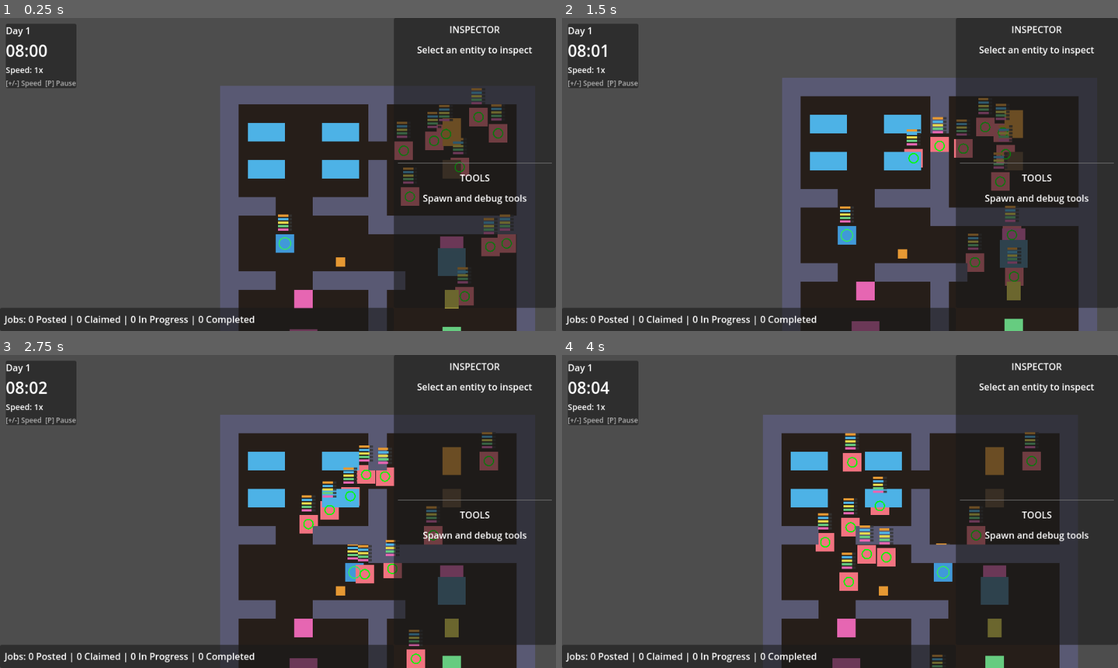
Above: before the commit, frames 1-4 (two rows, left to right).
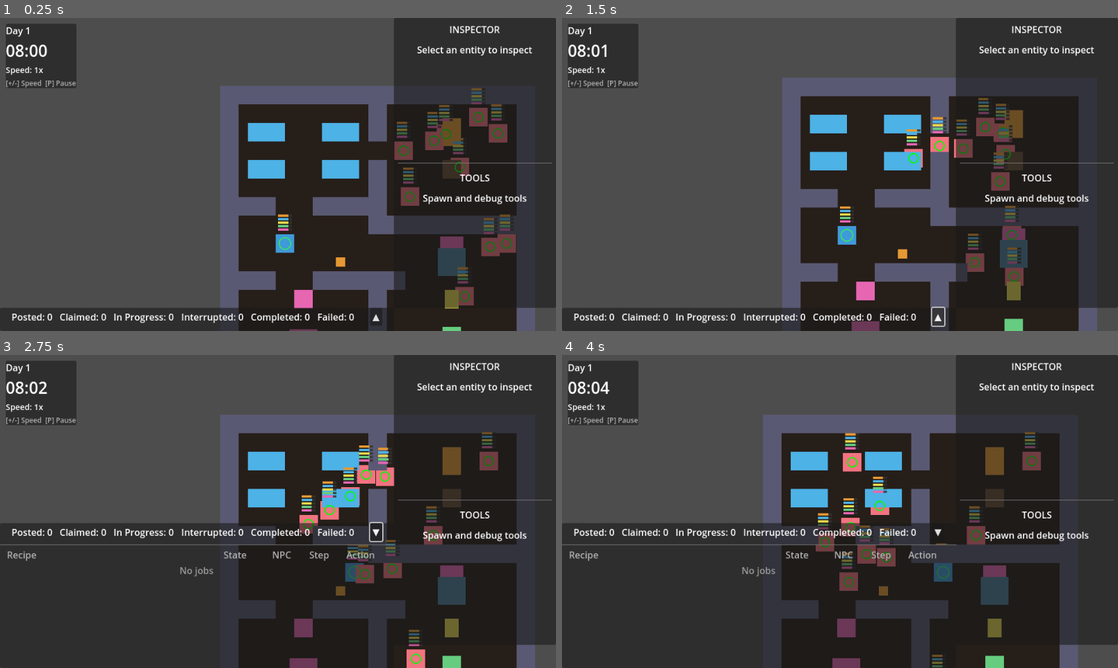
Above: after the commit, the same moments.

Repository: NikkiKoole/simgodot
Game: Godot game, scene res://scenes/main.tscn
Two runs of this game, one before a commit and one after it. Both use one fixed random seed, a clock stepped at 60 frames per second and the inputs below.
Inputs (mouse positions are in pixels of both pictures, inside the frame that each line leads up to):
- Up to frame 1 (0.25 s): no input
- Up to frame 2 (1.5 s): click (940, 315) at 0.5 s, where only the run after the commit has a clickable "▲"; click (940, 196) at 1.25 s, where only the run after the commit has a clickable "▼"
- Up to frame 3 (2.75 s): tap Enter at 2 s; move the mouse to (400, 495) at 2.02 s; hold D (move_right) from 2.03 s (still down); tap E (interact) at 2.1 s; click (400, 495) at 2.17 s
- Up to frame 4 (4 s): release D (move_right) at 2.75 s; drag from (728, 527) to (828, 461) at 2.77 s; move the mouse to (895, 442) at 3.52 s; hold D (move_right) from 3.53 s (still down); tap E (interact) at 3.6 s; click (895, 442) at 3.67 s

The runs differ from the first frame. In frame 1, 1.0% of the frame differs, in the area x 0-69%, y 94-99%; in frame 2, 1.1%; in frame 3, 21%, in the area x 0-71%, y 53-99%; in frame 4, 20%.

Commit message:
feat: [US-013] - Implement JobBoard status bar

Diff:
--- a/scenes/debug_ui.tscn
+++ b/scenes/debug_ui.tscn
@@ -1,6 +1,7 @@
-[gd_scene load_steps=2 format=3 uid="uid://debugui001"]
+[gd_scene load_steps=3 format=3 uid="uid://debugui001"]
 
 [ext_resource type="Script" path="res://scripts/debug_ui.gd" id="1_debug_ui"]
+[ext_resource type="PackedScene" uid="uid://jobpanel001" path="res://scenes/job_panel.tscn" id="2_job_panel"]
 
 [node name="DebugUI" type="CanvasLayer"]
 script = ExtResource("1_debug_ui")
@@ -63,28 +64,5 @@
 horizontal_alignment = 1
 autowrap_mode = 2
 
-[node name="BottomBar" type="PanelContainer" parent="."]
-anchors_preset = 12
-anchor_top = 1.0
-anchor_right = 1.0
-anchor_bottom = 1.0
-offset_top = -40.0
-offset_right = -280.0
-grow_horizontal = 2
-grow_vertical = 0
+[node name="JobPanel" parent="." instance=ExtResource("2_job_panel")]
 mouse_filter = 1
-
-[node name="MarginContainer" type="MarginContainer" parent="BottomBar"]
-layout_mode = 2
-theme_override_constants/margin_left = 8
-theme_override_constants/margin_top = 4
-theme_override_constants/margin_right = 8
-theme_override_constants/margin_bottom = 4
-
-[node name="HBoxContainer" type="HBoxContainer" parent="BottomBar/MarginContainer"]
-layout_mode = 2
-theme_override_constants/separation = 16
-
-[node name="JobStatusLabel" type="Label" parent="BottomBar/MarginContainer/HBoxContainer"]
-layout_mode = 2
-text = "Jobs: 0 Posted | 0 Claimed | 0 In Progress | 0 Completed"
--- /dev/null
+++ b/scenes/job_panel.tscn
@@ -0,0 +1,123 @@
+[gd_scene load_steps=2 format=3 uid="uid://jobpanel001"]
+
+[ext_resource type="Script" path="res://scripts/job_panel.gd" id="1_job_panel"]
+
+[node name="JobPanel" type="PanelContainer"]
+custom_minimum_size = Vector2(0, 40)
+anchors_preset = 12
+anchor_top = 1.0
+anchor_right = 1.0
+anchor_bottom = 1.0
+offset_top = -40.0
+offset_right = -280.0
+grow_horizontal = 2
+grow_vertical = 0
+script = ExtResource("1_job_panel")
+
+[node name="VBoxContainer" type="VBoxContainer" parent="."]
+layout_mode = 2
+
+[node name="StatusBar" type="HBoxContainer" parent="VBoxContainer"]
+layout_mode = 2
+size_flags_vertical = 0
+theme_override_constants/separation = 12
+
+[node name="MarginLeft" type="Control" parent="VBoxContainer/StatusBar"]
+custom_minimum_size = Vector2(8, 0)
+layout_mode = 2
+
+[node name="PostedLabel" type="Label" parent="VBoxContainer/StatusBar"]
+layout_mode = 2
+text = "Posted: 0"
+
+[node name="ClaimedLabel" type="Label" parent="VBoxContainer/StatusBar"]
+layout_mode = 2
+text = "Claimed: 0"
+
+[node name="InProgressLabel" type="Label" parent="VBoxContainer/StatusBar"]
+layout_mode = 2
+text = "In Progress: 0"
+
+[node name="InterruptedLabel" type="Label" parent="VBoxContainer/StatusBar"]
+layout_mode = 2
+text = "Interrupted: 0"
+
+[node name="CompletedLabel" type="Label" parent="VBoxContainer/StatusBar"]
+layout_mode = 2
+text = "Completed: 0"
+
+[node name="FailedLabel" type="Label" parent="VBoxContainer/StatusBar"]
+layout_mode = 2
+text = "Failed: 0"
+
+[node name="Spacer" type="Control" parent="VBoxContainer/StatusBar"]
+layout_mode = 2
+size_flags_horizontal = 3
+
+[node name="ExpandButton" type="Button" parent="VBoxContainer/StatusBar"]
+layout_mode = 2
+text = "▲"
+
+[node name="MarginRight" type="Control" parent="VBoxContainer/StatusBar"]
+custom_minimum_size = Vector2(8, 0)
+layout_mode = 2
+
+[node name="JobListContainer" type="VBoxContainer" parent="VBoxContainer"]
+visible = false
+layout_mode = 2
+size_flags_vertical = 3
+
+[node name="HSeparator" type="HSeparator" parent="VBoxContainer/JobListContainer"]
+layout_mode = 2
+
+[node name="HeaderRow" type="HBoxContainer" parent="VBoxContainer/JobListContainer"]
+layout_mode = 2
+theme_override_constants/separation = 4
+
+[node name="MarginLeft" type="Control" parent="VBoxContainer/JobListContainer/HeaderRow"]
+custom_minimum_size = Vector2(8, 0)
+layout_mode = 2
+
+[node name="RecipeHeader" type="Label" parent="VBoxContainer/JobListContainer/HeaderRow"]
+layout_mode = 2
+size_flags_horizontal = 3
+text = "Recipe"
+theme_override_colors/font_color = Color(0.7, 0.7, 0.7, 1)
+
+[node name="StateHeader" type="Label" parent="VBoxContainer/JobListContainer/HeaderRow"]
+custom_minimum_size = Vector2(80, 0)
+layout_mode = 2
+text = "State"
+theme_override_colors/font_color = Color(0.7, 0.7, 0.7, 1)
+
+[node name="NPCHeader" type="Label" parent="VBoxContainer/JobListContainer/HeaderRow"]
+custom_minimum_size = Vector2(60, 0)
+layout_mode = 2
+text = "NPC"
+theme_override_colors/font_color = Color(0.7, 0.7, 0.7, 1)
+
+[node name="StepHeader" type="Label" parent="VBoxContainer/JobListContainer/HeaderRow"]
+custom_minimum_size = Vector2(60, 0)
+layout_mode = 2
+text = "Step"
+theme_override_colors/font_color = Color(0.7, 0.7, 0.7, 1)
+
+[node name="ActionHeader" type="Label" parent="VBoxContainer/JobListContainer/HeaderRow"]
+custom_minimum_size = Vector2(70, 0)
+layout_mode = 2
+text = "Action"
+theme_override_colors/font_color = Color(0.7, 0.7, 0.7, 1)
+
+[node name="MarginRight" type="Control" parent="VBoxContainer/JobListContainer/HeaderRow"]
+custom_minimum_size = Vector2(8, 0)
+layout_mode = 2
+
+[node name="ScrollContainer" type="ScrollContainer" parent="VBoxContainer/JobListContainer"]
+layout_mode = 2
+size_flags_vertical = 3
+horizontal_scroll_mode = 0
+
+[node name="JobList" type="VBoxContainer" parent="VBoxContainer/JobListContainer/ScrollContainer"]
+layout_mode = 2
+size_flags_horizontal = 3
+theme_override_constants/separation = 4
--- a/scripts/debug_ui.gd
+++ b/scripts/debug_ui.gd
@@ -12,8 +12,7 @@
 # References to UI sections for child scripts to access
 @onready var inspector_section: VBoxContainer = $SidePanel/MarginContainer/VBoxContainer/InspectorSection
 @onready var tools_section: VBoxContainer = $SidePanel/MarginContainer/VBoxContainer/ToolsSection
-@onready var bottom_bar: PanelContainer = $BottomBar
-@onready var job_status_label: Label = $BottomBar/MarginContainer/HBoxContainer/JobStatusLabel
+@onready var job_panel: PanelContainer = $JobPanel
 
 # Inspector panels - instantiated on demand
 var npc_inspector: Node = null
@@ -41,16 +40,6 @@
 	if DebugCommands:
 		DebugCommands.entity_selected.connect(_on_entity_selected)
 		DebugCommands.entity_deselected.connect(_on_entity_deselected)
-
-	# Connect to JobBoard for status updates
-	if JobBoard:
-		JobBoard.job_posted.connect(_on_job_changed)
-		JobBoard.job_claimed.connect(_on_job_changed)
-		JobBoard.job_completed.connect(_on_job_changed)
-		JobBoard.job_released.connect(_on_job_changed)
-		JobBoard.job_failed.connect(_on_job_changed)
-
-	_update_job_status()
 
 	# Find camera for coordinate conversion
 	_find_camera()
@@ -99,11 +88,11 @@
 
 			# Check if mouse is over any of our UI panels
 			var side_panel := get_node_or_null("SidePanel")
-			var bottom_bar_node := get_node_or_null("BottomBar")
+			var job_panel_node := get_node_or_null("JobPanel")
 
 			if side_panel != null and side_panel.get_global_rect().has_point(mouse_pos):
 				return
-			if bottom_bar_node != null and bottom_bar_node.get_global_rect().has_point(mouse_pos):
+			if job_panel_node != null and job_panel_node.get_global_rect().has_point(mouse_pos):
 				return
 
 			# Release focus from any UI control when clicking in game world
@@ -466,40 +455,3 @@
 	if placeholder is Label:
 		placeholder.visible = true
 		placeholder.text = "Select an entity to inspect"
-
-
-func _on_job_changed(_job) -> void:
-	_update_job_status()
-
-
-func _update_job_status() -> void:
-	if not JobBoard:
-		return
-
-	var all_jobs: Array = DebugCommands.get_all_jobs() if DebugCommands else []
-
-	var posted := 0
-	var claimed := 0
-	var in_progress := 0
-	var completed := 0
-	var interrupted := 0
-	var failed := 0
-
-	for job in all_jobs:
-		match job.state:
-			Job.JobState.POSTED:
-				posted += 1
-			Job.JobState.CLAIMED:
-				claimed += 1
-			Job.JobState.IN_PROGRESS:
-				in_progress += 1
-			Job.JobState.COMPLETED:
-				completed += 1
-			Job.JobState.INTERRUPTED:
-				interrupted += 1
-			Job.JobState.FAILED:
-				failed += 1
-
-	job_status_label.text = "Jobs: %d Posted | %d Claimed | %d In Progress | %d Completed" % [
-		posted, claimed, in_progress, completed
-	]
--- /dev/null
+++ b/scripts/job_panel.gd
@@ -0,0 +1,207 @@
+extends PanelContainer
+## Job Panel - Expandable job list panel for the debug UI.
+## Shows job counts in the status bar and expands to show full job list.
+
+## References to UI elements
+@onready var status_bar: HBoxContainer = $VBoxContainer/StatusBar
+@onready var job_list_container: VBoxContainer = $VBoxContainer/JobListContainer
+@onready var job_list: VBoxContainer = $VBoxContainer/JobListContainer/ScrollContainer/JobList
+
+## Status labels for job counts
+@onready var posted_label: Label = $VBoxContainer/StatusBar/PostedLabel
+@onready var claimed_label: Label = $VBoxContainer/StatusBar/ClaimedLabel
+@onready var in_progress_label: Label = $VBoxContainer/StatusBar/InProgressLabel
+@onready var interrupted_label: Label = $VBoxContainer/StatusBar/InterruptedLabel
+@onready var completed_label: Label = $VBoxContainer/StatusBar/CompletedLabel
+@onready var failed_label: Label = $VBoxContainer/StatusBar/FailedLabel
+@onready var expand_button: Button = $VBoxContainer/StatusBar/ExpandButton
+
+## Track expanded state
+var is_expanded := false
+
+## Height of status bar only (collapsed)
+const COLLAPSED_HEIGHT := 40
+## Height when expanded (showing job list)
+const EXPANDED_HEIGHT := 250
+
+
+func _ready() -> void:
+	# Start collapsed
+	_set_expanded(false)
+
+	# Connect to JobBoard signals for real-time updates
+	if JobBoard:
+		JobBoard.job_posted.connect(_on_job_changed)
+		JobBoard.job_claimed.connect(_on_job_changed_with_agent)
+		JobBoard.job_completed.connect(_on_job_changed)
+		JobBoard.job_released.connect(_on_job_changed)
+		JobBoard.job_failed.connect(_on_job_failed)
+		JobBoard.job_interrupted.connect(_on_job_changed)
+
+	# Connect expand button
+	expand_button.pressed.connect(_on_expand_pressed)
+
+	# Initial update
+	_update_job_counts()
+	_update_job_list()
+
+
+func _on_job_changed(_job: Job) -> void:
+	_update_job_counts()
+	_update_job_list()
+
+
+func _on_job_changed_with_agent(_job: Job, _agent: Node) -> void:
+	_update_job_counts()
+	_update_job_list()
+
+
+func _on_job_failed(_job: Job, _reason: String) -> void:
+	_update_job_counts()
+	_update_job_list()
+
+
+func _on_expand_pressed() -> void:
+	_set_expanded(!is_expanded)
+
+
+func _set_expanded(expanded: bool) -> void:
+	is_expanded = expanded
+	job_list_container.visible = expanded
+	expand_button.text = "▼" if expanded else "▲"
+
+	# Update custom minimum size
+	custom_minimum_size.y = EXPANDED_HEIGHT if expanded else COLLAPSED_HEIGHT
+
+
+func _update_job_counts() -> void:
+	if not JobBoard:
+		return
+
+	var all_jobs: Array = DebugCommands.get_all_jobs() if DebugCommands else []
+
+	var counts := {
+		Job.JobState.POSTED: 0,
+		Job.JobState.CLAIMED: 0,
+		Job.JobState.IN_PROGRESS: 0,
+		Job.JobState.INTERRUPTED: 0,
+		Job.JobState.COMPLETED: 0,
+		Job.JobState.FAILED: 0
+	}
+
+	for job in all_jobs:
+		if counts.has(job.state):
+			counts[job.state] += 1
+
+	posted_label.text = "Posted: %d" % counts[Job.JobState.POSTED]
+	claimed_label.text = "Claimed: %d" % counts[Job.JobState.CLAIMED]
+	in_progress_label.text = "In Progress: %d" % counts[Job.JobState.IN_PROGRESS]
+	interrupted_label.text = "Interrupted: %d" % counts[Job.JobState.INTERRUPTED]
+	completed_label.text = "Completed: %d" % counts[Job.JobState.COMPLETED]
+	failed_label.text = "Failed: %d" % counts[Job.JobState.FAILED]
+
+
+func _update_job_list() -> void:
+	if not is_instance_valid(job_list):
+		return
+
+	# Clear existing job rows
+	for child in job_list.get_children():
+		child.queue_free()
+
+	if not JobBoard:
+		return
+
+	var all_jobs: Array = DebugCommands.get_all_jobs() if DebugCommands else []
+
+	if all_jobs.is_empty():
+		var empty_label := Label.new()
+		empty_label.text = "No jobs"
+		empty_label.horizontal_alignment = HORIZONTAL_ALIGNMENT_CENTER
+		empty_label.add_theme_color_override("font_color", Color(0.6, 0.6, 0.6))
+		job_list.add_child(empty_label)
+		return
+
+	# Add row for each job
+	for job in all_jobs:
+		var row := _create_job_row(job)
+		job_list.add_child(row)
+
+
+func _create_job_row(job: Job) -> HBoxContainer:
+	var row := HBoxContainer.new()
+	row.size_flags_horizontal = Control.SIZE_EXPAND_FILL
+
+	# Recipe name
+	var recipe_name := Label.new()
+	recipe_name.text = job.recipe.recipe_name if job.recipe else "Unknown"
+	recipe_name.size_flags_horizontal = Control.SIZE_EXPAND_FILL
+	recipe_name.custom_minimum_size.x = 100
+	row.add_child(recipe_name)
+
+	# State label with color coding
+	var state_label := Label.new()
+	state_label.text = Job.get_state_name(job.state)
+	state_label.custom_minimum_size.x = 80
+	state_label.add_theme_color_override("font_color", _get_state_color(job.state))
+	row.add_child(state_label)
+
+	# Assigned NPC
+	var npc_button := Button.new()
+	if job.claimed_by != null and is_instance_valid(job.claimed_by):
+		npc_button.text = job.claimed_by.name
+		npc_button.pressed.connect(_on_npc_button_pressed.bind(job.claimed_by))
+		npc_button.tooltip_text = "Click to select this NPC"
+	else:
+		npc_button.text = "-"
+		npc_button.disabled = true
+	npc_button.custom_minimum_size.x = 60
+	row.add_child(npc_button)
+
+	# Current step
+	var step_label := Label.new()
+	step_label.text = "Step %d/%d" % [job.current_step_index + 1, job.get_total_steps()]
+	step_label.custom_minimum_size.x = 60
+	row.add_child(step_label)
+
+	# Interrupt button (only for IN_PROGRESS jobs)
+	var interrupt_button := Button.new()
+	interrupt_button.text = "Interrupt"
+	interrupt_button.custom_minimum_size.x = 70
+	if job.state == Job.JobState.IN_PROGRESS:
+		interrupt_button.pressed.connect(_on_interrupt_pressed.bind(job))
+	else:
+		interrupt_button.disabled = true
+	row.add_child(interrupt_button)
+
+	return row
+
+
+func _get_state_color(state: Job.JobState) -> Color:
+	match state:
+		Job.JobState.POSTED:
+			return Color(0.7, 0.7, 1.0)  # Light blue
+		Job.JobState.CLAIMED:
+			return Color(1.0, 1.0, 0.7)  # Light yellow
+		Job.JobState.IN_PROGRESS:
+			return Color(0.7, 1.0, 0.7)  # Light green
+		Job.JobState.INTERRUPTED:
+			return Color(1.0, 0.8, 0.5)  # Orange
+		Job.JobState.COMPLETED:
+			return Color(0.5, 1.0, 0.5)  # Green
+		Job.JobState.FAILED:
+			return Color(1.0, 0.5, 0.5)  # Red
+		_:
+			return Color(1.0, 1.0, 1.0)  # White
+
+
+func _on_npc_button_pressed(npc: Node) -> void:
+	if npc != null and is_instance_valid(npc) and DebugCommands:
+		DebugCommands.select_entity(npc)
+
+
+func _on_interrupt_pressed(job: Job) -> void:
+	if job != null and DebugCommands:
+		DebugCommands.interrupt_job(job)
+		_update_job_counts()
+		_update_job_list()
